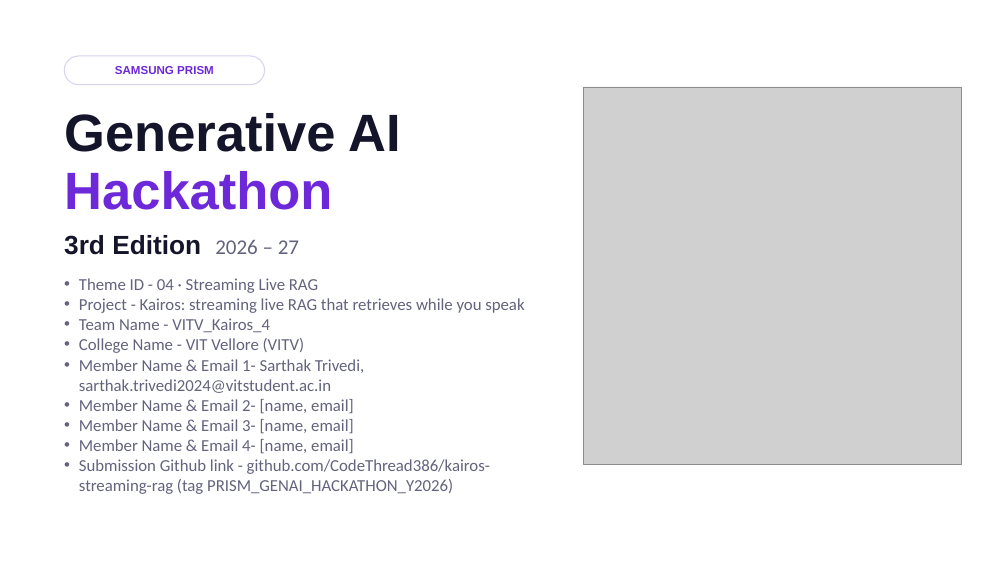
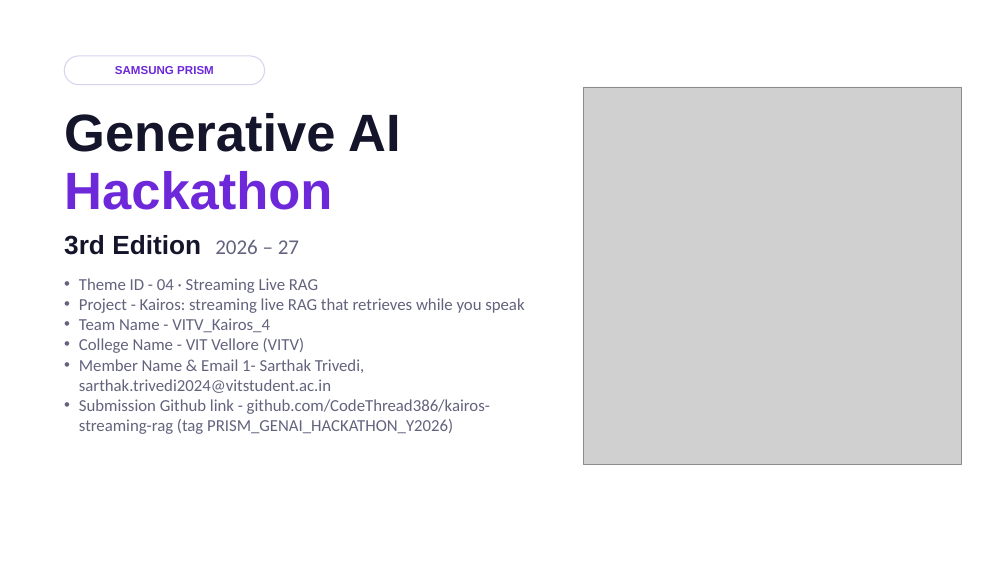
Before and after one commit to CodeThread386/kairos-streaming-rag, a slide deck: slide 1 of presentation/VITV_Kairos_Submission.pptx. Drawn at 1008x567 pixels with LibreOffice and Linux fonts; fonts in the diff are those of the drawing; grey boxes stand for pictures. Boxes give left, top, right and bottom in pixels: in the first picture for what was removed or moved away, otherwise in the second. Text is boxed around its words. In the diff, an @@ line names an element or a change of style, - is before the commit and + after.

```diff
--- a/presentation/VITV_Kairos_Submission.pptx
+++ b/presentation/VITV_Kairos_Submission.pptx
@@ text at <box>79,399,354,454</box>: paragraphs removed @@
-• Member Name & Email 2- [name, email]
-• Member Name & Email 3- [name, email]
-• Member Name & Email 4- [name, email]
```
Also in this commit, not shown: 1 other slide changed, 4 other files.
